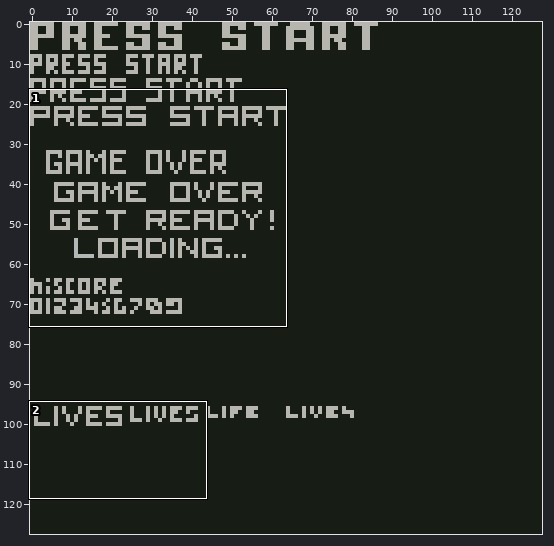
Edited in one commit: pixel-art file (art/PressStart.aseprite). The first picture is a wide view before the edit; the outline marks the close-up.
Close-up. As it was:
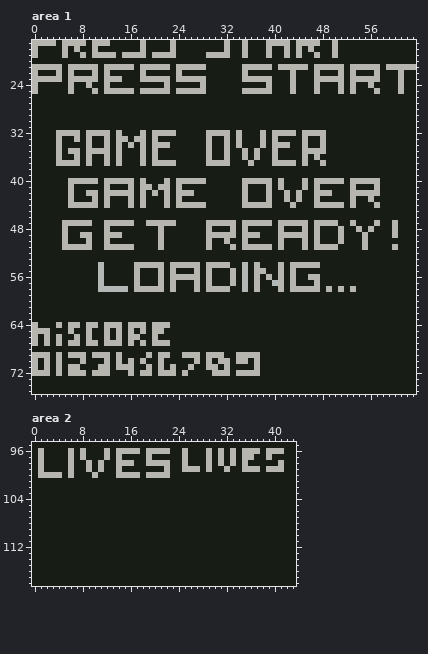
128x128 pixels, 1 frame. Colours within 5 levels of each other are drawn and written as one. Shown: area 1: x 0..63, y 17..75; area 2: x 0..43, y 95..118.
After the commit:
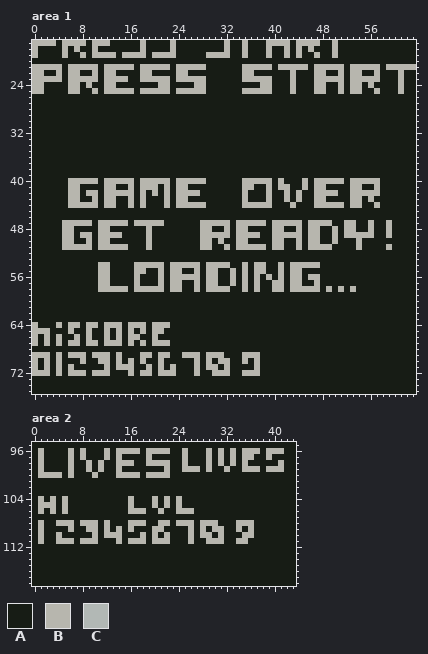
Palette (. is transparent): A #171c15  B #b7b6ae  C #b2b8b5
Diff:
Area 1:
y 22: x 1 A -> B; x 7 A -> B; x 13 A -> B; x 19 A -> B; x 25 A -> B; x 36 A -> B; x 48 A -> B; x 54 A -> B
y 23: x 15 A -> B
y 24: x 1 A -> B; x 7 A -> B; x 13 A -> B; x 21 A -> B; x 27 A -> B; x 38 A -> B; x 48 A -> B; x 54 A -> B
y 25: x 1 A -> B; x 7 A -> B; x 48 A -> B; x 54 A -> B
y 32: x 4..7 BBBB -> AAAA; x 9..12 BBBB -> AAAA; x 14 B -> A; x 18 B -> A; x 20..23 BBBB -> AAAA; x 29..32 BBBB -> AAAA; x 34 B -> A; x 38 B -> A; x 40..43 BBBB -> AAAA; x 45..48 BBBB -> AAAA
y 33: x 4 B -> A; x 7 B -> A; x 9 B -> A; x 12 B -> A; x 14..15 BB -> AA; x 17..18 BB -> AA; x 20 B -> A; x 29 B -> A; x 32 B -> A; x 34 B -> A; x 38 B -> A; x 40 B -> A; x 45 B -> A; x 48 B -> A
y 34: x 4 B -> A; x 9 B -> A; x 12 B -> A; x 14 B -> A; x 16 B -> A; x 18 B -> A; x 20..22 BBB -> AAA; x 29 B -> A; x 32 B -> A; x 34 B -> A; x 38 B -> A; x 40..42 BBB -> AAA; x 45 B -> A; x 48 B -> A
y 35: x 4 B -> A; x 6..7 BB -> AA; x 9..12 BBBB -> AAAA; x 14 B -> A; x 18 B -> A; x 20 B -> A; x 29 B -> A; x 32 B -> A; x 35 B -> A; x 37 B -> A; x 40 B -> A; x 45..48 BBBB -> AAAA
y 36: x 4 B -> A; x 7 B -> A; x 9 B -> A; x 12 B -> A; x 14 B -> A; x 18 B -> A; x 20 B -> A; x 29 B -> A; x 32 B -> A; x 35 B -> A; x 37 B -> A; x 40 B -> A; x 45 B -> A; x 47 B -> A
y 37: x 4..7 BBBB -> AAAA; x 9 B -> A; x 12 B -> A; x 14 B -> A; x 18 B -> A; x 20..23 BBBB -> AAAA; x 29..32 BBBB -> AAAA; x 36 B -> A; x 40..43 BBBB -> AAAA; x 45 B -> A; x 48 B -> A
y 40: x 19..21 AAA -> BBB
y 41: x 7 A -> B; x 13 A -> B; x 20..21 AB -> BA; x 25 A -> B; x 36 A -> B; x 42 A -> B; x 48 A -> B; x 54 A -> B
y 42: x 7 A -> B; x 27 A -> B; x 50 A -> B
y 43: x 7 A -> B; x 13 A -> B; x 25 A -> B; x 48 A -> B; x 54 A -> B
y 44: x 13 A -> B; x 54 A -> B
y 47: x 11 A -> B; x 16..18 BAA -> ABB; x 22..23 BB -> AA; x 28 A -> B; x 33..34 BA -> AB; x 39..40 BA -> AB; x 45..46 BA -> AB; x 50 B -> A; x 52 A -> B; x 56..57 AB -> BA; x 59..60 AB -> BA
y 48: x 6 A -> B; x 11 A -> B; x 19 A -> B; x 21 B -> A; x 28 A -> B; x 32..34 ABA -> BAB; x 40 A -> B; x 44..46 ABA -> BAB; x 50..54 ABAAB -> BABBA; x 59..60 AB -> BA
y 49: x 6 A -> B; x 11 A -> B; x 19 A -> B; x 21 B -> A; x 28 A -> B; x 33..34 BA -> AB; x 40 A -> B; x 45..46 BA -> AB; x 50..54 ABAAA -> BABBB; x 56 A -> B; x 59..60 AB -> BA
y 50: x 6 A -> B; x 11 A -> B; x 19 A -> B; x 21 B -> A; x 28 A -> B; x 31..32 AB -> BA; x 34 A -> B; x 40 A -> B; x 44..46 ABA -> BAB; x 50..51 AB -> BA; x 54..55 AB -> BA
y 51: x 11 A -> B; x 16 B -> A; x 19 A -> B; x 21 B -> A; x 28 A -> B; x 32..34 ABA -> BAB; x 39..40 BA -> AB; x 44..46 ABA -> BAB; x 50 B -> A; x 54..55 AB -> BA; x 59..60 AB -> BA
y 54: x 11..12 CA -> BB; x 35 C -> B; x 38 A -> B
y 55: x 11..12 CA -> BB; x 18 A -> B; x 24 A -> B; x 30 A -> B; x 35 C -> B; x 44 A -> B
y 56: x 11..12 CA -> BB; x 30 A -> B; x 35 C -> B; x 44 A -> B
y 57: x 11..12 CA -> BB; x 24 A -> B; x 30 A -> B; x 35 C -> B; x 40 C -> B; x 44 A -> B
y 58: x 11..15 CCCCC -> BBBBB; x 24 A -> B; x 35 C -> B; x 40 A -> B
y 69: x 18 A -> B; x 34 B -> A
y 70: x 11 A -> B; x 34 B -> A
y 71: x 7 B -> A; x 11 B -> A; x 26..27 BA -> AB
y 72: x 25 B -> A; x 27 A -> B; x 34 B -> A
Area 2:
y 104: x 1 A -> B; x 3 A -> B; x 5 A -> B; x 16 A -> B; x 20 A -> B; x 22 A -> B; x 24 A -> B
y 105: x 1..3 AAA -> BBB; x 5 A -> B; x 16 A -> B; x 20 A -> B; x 22 A -> B; x 24 A -> B
y 106: x 1 A -> B; x 3 A -> B; x 5 A -> B; x 16..18 AAA -> BBB; x 21 A -> B; x 24..26 AAA -> BBB
y 108: x 1 A -> B; x 4..6 AAA -> BBB; x 8..10 AAA -> BBB; x 12 A -> B; x 16..18 AAA -> BBB; x 21..22 AA -> BB; x 24..26 AAA -> BBB; x 28..30 AAA -> BBB; x 34..36 AAA -> BBB
y 109: x 1 A -> B; x 6 A -> B; x 9..10 AA -> BB; x 12 A -> B; x 14 A -> B; x 16 A -> B; x 20..21 AA -> BB; x 26 A -> B; x 28 A -> B; x 30..31 AA -> BB; x 34 A -> B; x 36 A -> B
y 110: x 1 A -> B; x 4 A -> B; x 10 A -> B; x 12..14 AAA -> BBB; x 18 A -> B; x 20 A -> B; x 22 A -> B; x 26 A -> B; x 28..29 AA -> BB; x 31 A -> B; x 35..36 AA -> BB
y 111: x 1 A -> B; x 4..6 AAA -> BBB; x 8..10 AAA -> BBB; x 14 A -> B; x 16..18 AAA -> BBB; x 20..22 AAA -> BBB; x 26 A -> B; x 29..31 AAA -> BBB; x 34..35 AA -> BB
